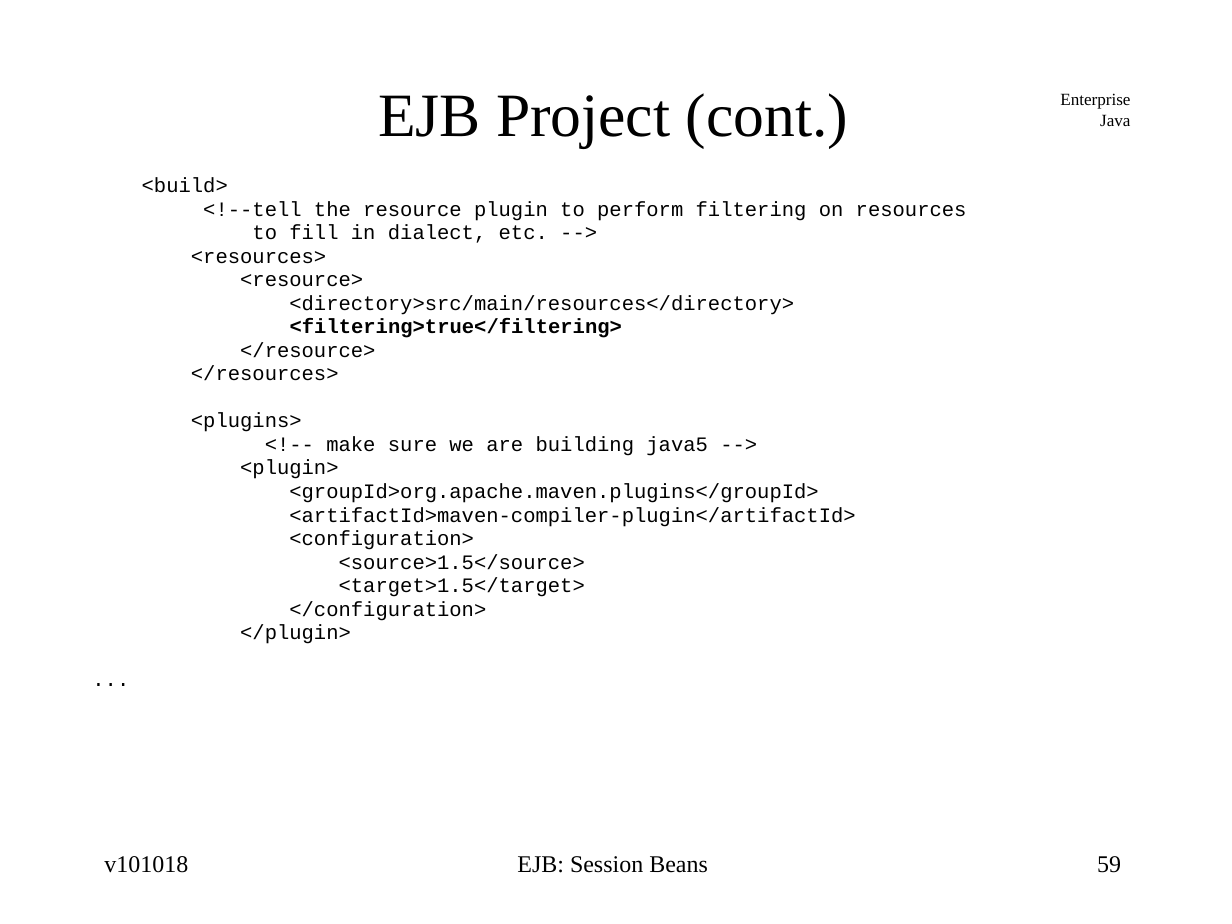
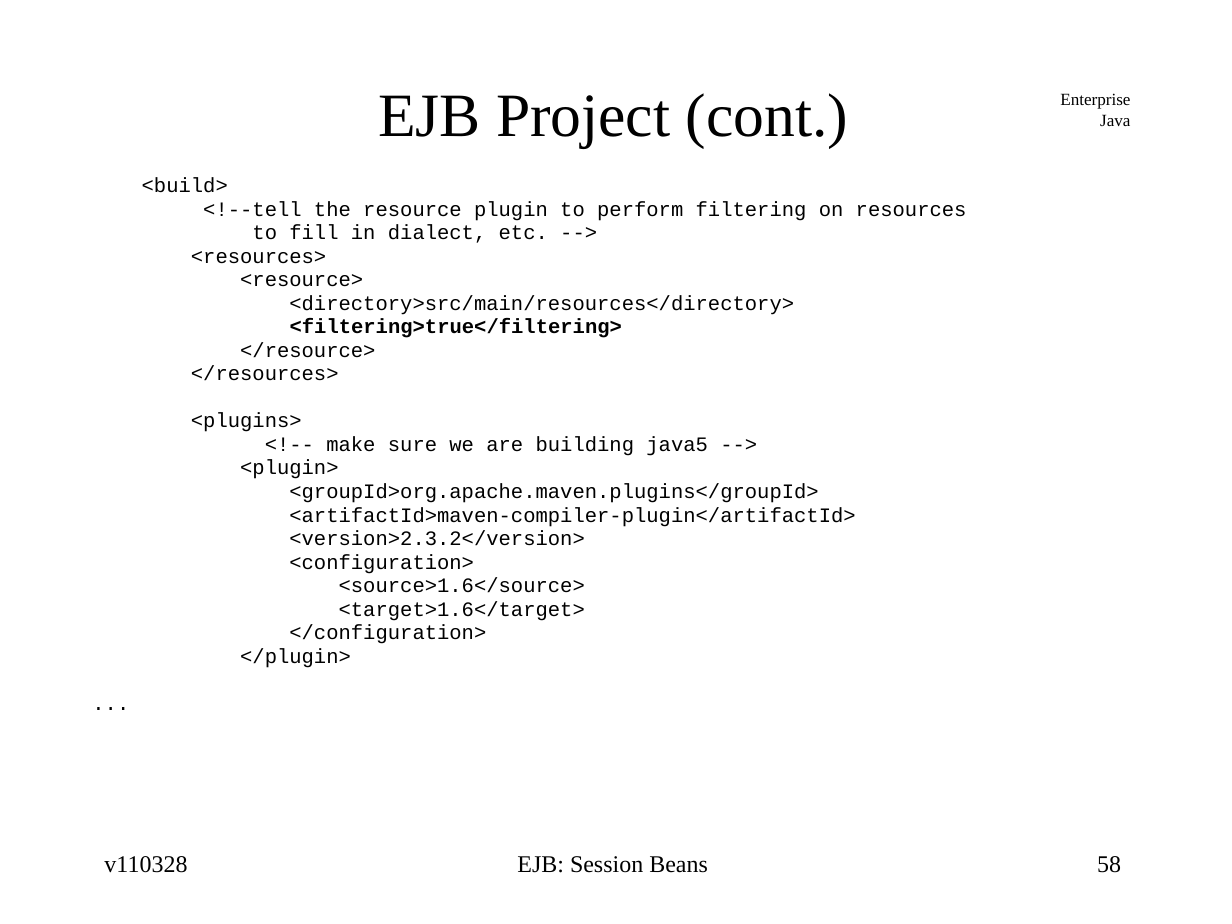
Before and after one commit to jcstaff/ejava-javaee, a slide deck: slide 58 of ejbsessionBank/src/site/resources/lectures/ejbSession.ppt (slide 59 before the commit). Drawn at 1232x924 pixels with LibreOffice and Linux fonts; fonts in the diff are those of the drawing. Boxes give left, top, right and bottom in pixels: in the first picture for what was removed or moved away, otherwise in the second. Text is boxed around its words. In the diff, an @@ line names an element or a change of style, - is before the commit and + after.

```diff
--- a/ejbsessionBank/src/site/resources/lectures/ejbSession.ppt
+++ b/ejbsessionBank/src/site/resources/lectures/ejbSession.ppt
@@ text at <box>289,530,584,546</box>: paragraph added @@
+<version>2.3.2</version>
@@ text at <box>339,578,585,621</box>: text changed @@
-<source>1.5</source>
-<target>1.5</target>
+<source>1.6</source>
+<target>1.6</target>
@@ text at <box>104,856,187,873</box>: text changed @@
-v101018
+v110328
@@ page number at <box>1097,856,1121,873</box>: text changed @@
-59
+58
```
Also in this commit, not shown: 74 other slides changed, 2 slides added, 1 slide removed, 2 other files.
